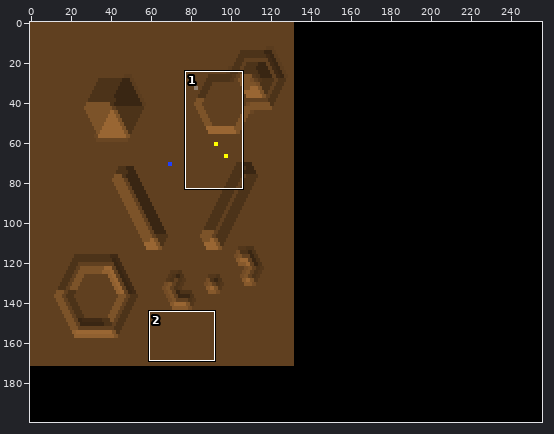
File history of a sprite sheet, Missions/__AR/xc/_P.png. The picture above shows the old version from afar; the outline marks the close-up.
Close-up. Before:
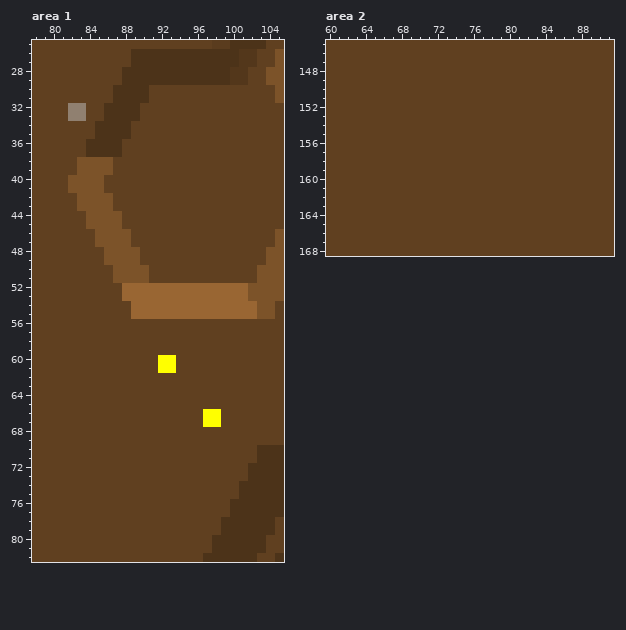
The file is 256x200 pixels. Colours within 5 levels of each other are drawn and written as one. Shown: area 1: x 78..105, y 25..82; area 2: x 60..91, y 145..168.
After the commit:
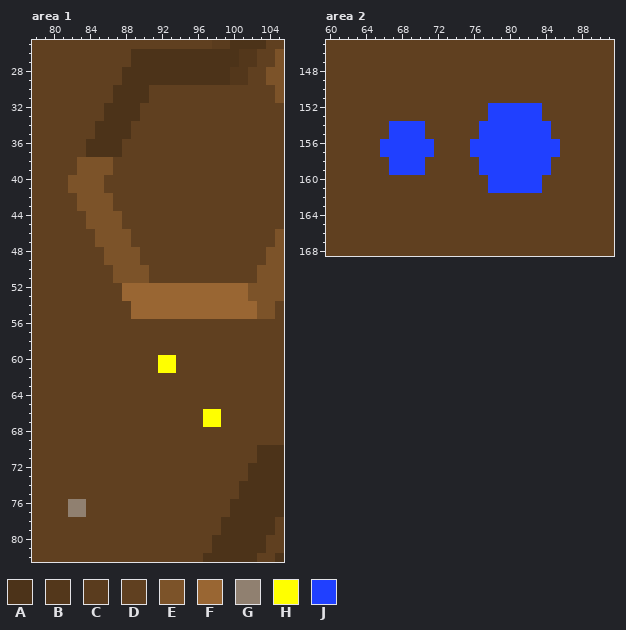
Palette (. is transparent): A #4c3319  B #53371b  C #5a3c1e  D #604020  E #7c5329  F #996633  G #908070  H #ffff00  J #2040ff
Difference:
Changed rows in their new state; - is an unchanged pixel.
Area 1:
first column x 82:
32 DD
33 DD
first column x 82:
76 GG
77 GG
Area 2:
first column x 66:
152 ------------JJJJJJ--
153 ------------JJJJJJ--
154 -JJJJ------JJJJJJJJ-
155 -JJJJ------JJJJJJJJ-
156 JJJJJJ----JJJJJJJJJJ
157 JJJJJJ----JJJJJJJJJJ
158 -JJJJ------JJJJJJJJ-
159 -JJJJ------JJJJJJJJ-
160 ------------JJJJJJ--
161 ------------JJJJJJ--
Pixel boxes of the changes (left, top, right, bottom) in both close-ups:
changed: (68, 103, 86, 121)
changed: (68, 499, 86, 517)
changed: (470, 103, 560, 193)
changed: (380, 121, 434, 175)
